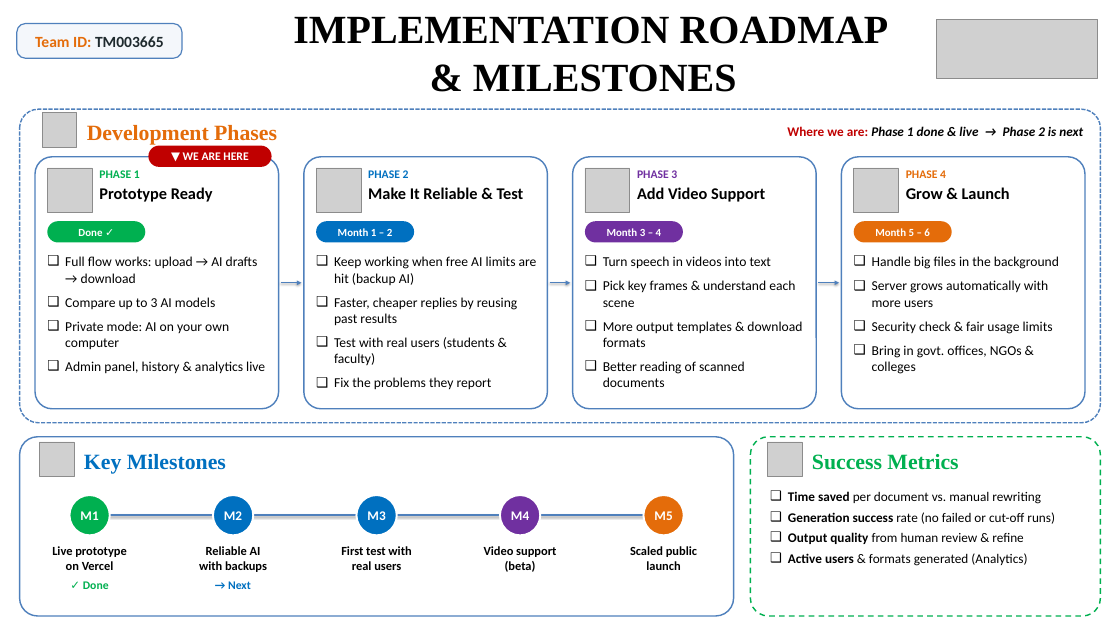
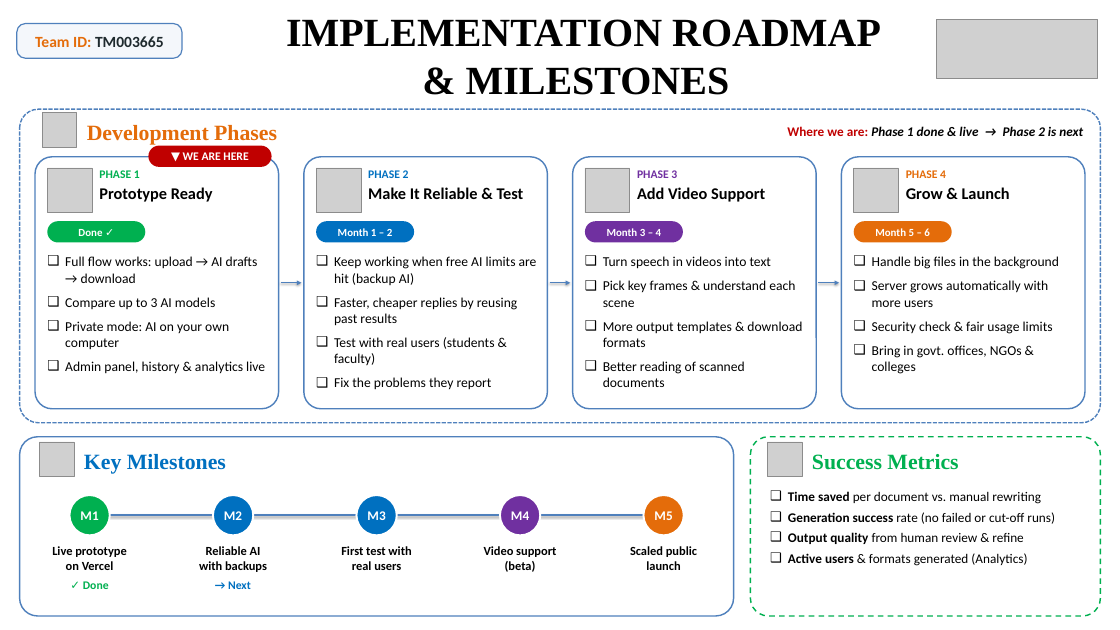
Before and after one commit to SiddharthDevmurari/SankShep.ai-SFIC, a slide deck: slide 7 of SFIC Synopsis PPT.pptx. Drawn at 1120x630 pixels with LibreOffice and Linux fonts; fonts in the diff are those of the drawing; grey boxes stand for pictures. Boxes give left, top, right and bottom in pixels: in the first picture for what was removed or moved away, otherwise in the second. Text is boxed around its words. In the diff, an @@ line names an element or a change of style, - is before the commit and + after.

```diff
--- a/SFIC Synopsis PPT.pptx
+++ b/SFIC Synopsis PPT.pptx
@@ title "IMPLEMENTATION ROADMAP & MILESTONES" moved from (x1=293, y1=16, x2=889, y2=92) to (x1=286, y1=19, x2=881, y2=95) @@
```
Also in this commit, not shown: 4 other slides changed, 1 other file.
